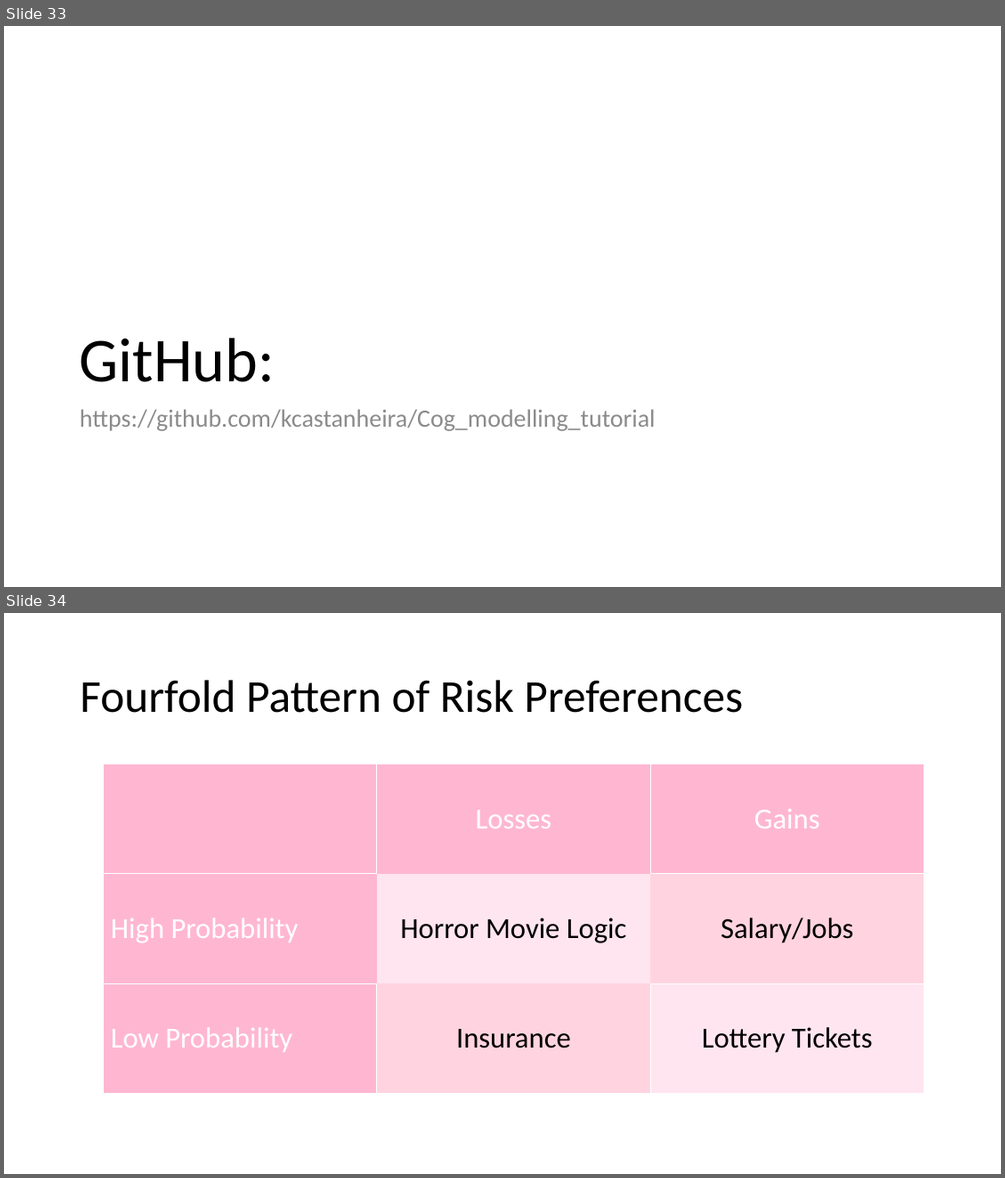
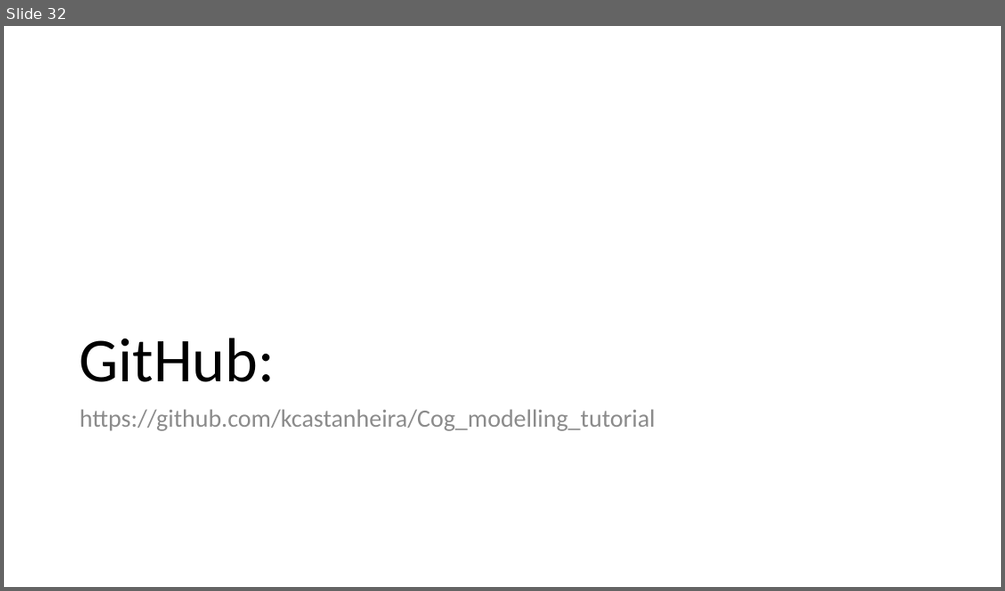
Before and after one commit to kcastanheira/Cog_modelling_tutorial, a slide deck: Modelling Tutorial.pptx. Shown one above the other, each under a label of ours: slides 33 and 34 before the commit, slide 32 after it. The pictures are 1005x1178 and 1005x591 pixels, drawn with LibreOffice and Linux fonts; fonts in the diff are those of the drawing. Boxes give left, top, right and bottom in pixels: in the first picture for what was removed or moved away, otherwise in the second. Text is boxed around its words. In the diff, an @@ line names an element or a change of style, - is before the commit and + after.

```diff
--- a/Modelling Tutorial.pptx
+++ b/Modelling Tutorial.pptx
@@ slide 34 removed at bbox=[4, 613, 1001, 1174], background #FFFFFF @@
@@ title removed at bbox=[80, 680, 743, 713] @@
-Fourfold Pattern of Risk Preferences
@@ table removed at bbox=[104, 764, 924, 1093], 3 rows, 3 columns @@
- | Losses | Gains
-High Probability | Horror Movie Logic | Salary/Jobs
-Low Probability | Insurance | Lottery Tickets
@@ what was slide 33 is now slide 32 @@
```
Also in this commit, not shown: 1 slide changed, 1 other slide removed.
